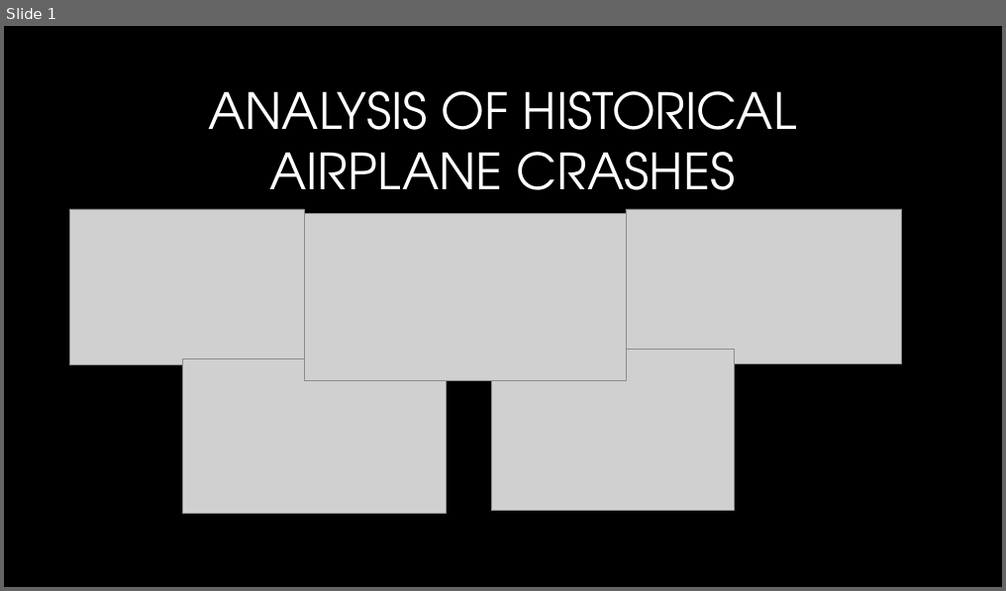
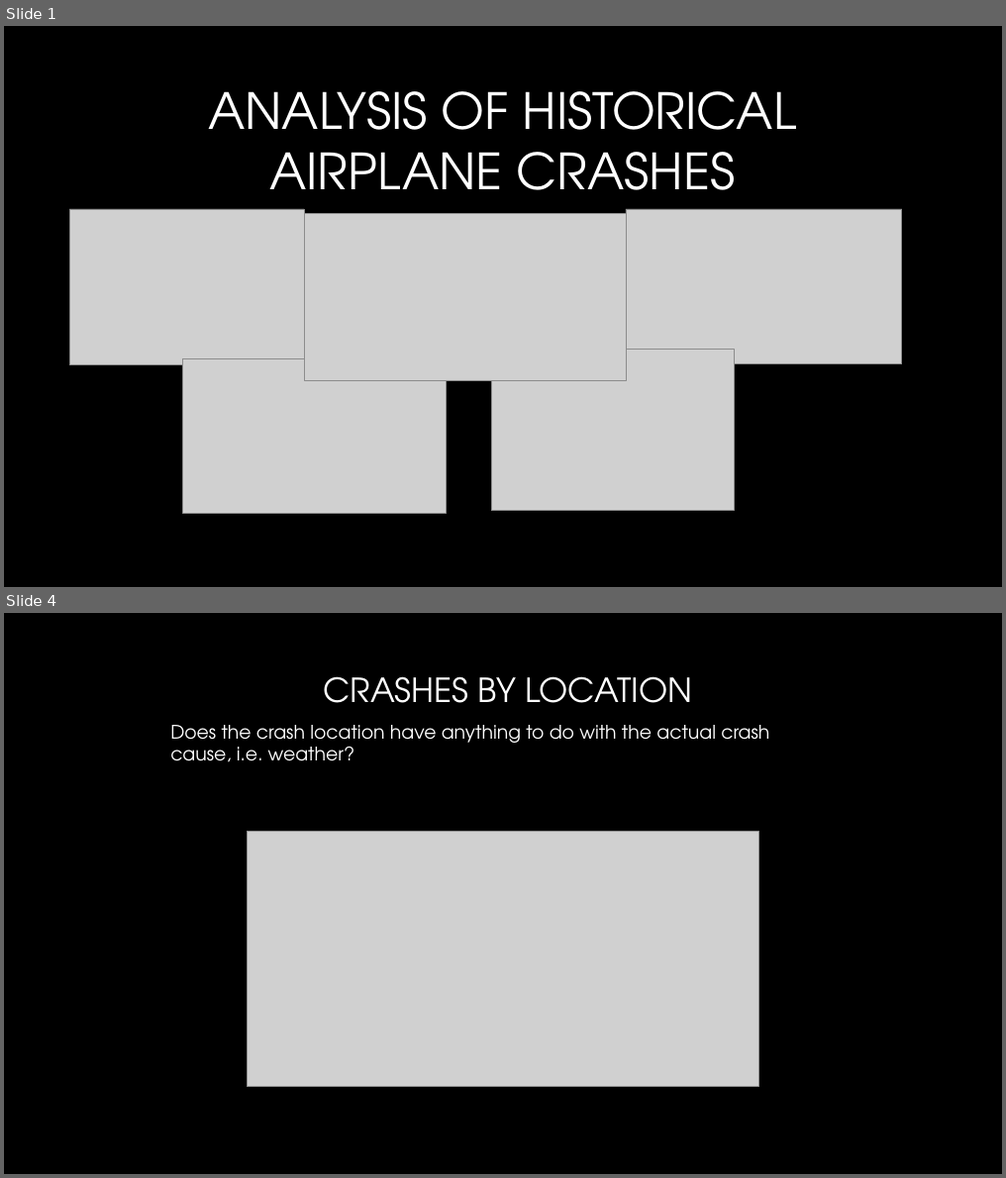
Before and after one commit to LauraJ3053/Project_01, a slide deck: Airplane_Crashes/Project 1 Presentation.pptx. Shown one above the other, each under a label of ours: slide 1 before the commit, slides 1 and 4 after it; the slides between them are not shown. The pictures are 1006x591 and 1006x1178 pixels, drawn with LibreOffice and Linux fonts; fonts in the diff are those of the drawing; grey boxes stand for pictures; background and template pictures are left out. Boxes give left, top, right and bottom in pixels: in the first picture for what was removed or moved away, otherwise in the second. Text is boxed around its words. In the diff, an @@ line names an element or a change of style, - is before the commit and + after.

```diff
--- a/Airplane_Crashes/Project 1 Presentation.pptx
+++ b/Airplane_Crashes/Project 1 Presentation.pptx
@@ slide 4 added at [4, 613, 1002, 1174], background picture (left out) @@
@@ title added at [323, 676, 692, 703], 32 pt, text gradient #FFFFFF to #A6A6A6 @@
+CRASHES BY LOCATION
@@ text added at [170, 725, 769, 762], 18 pt, text #FFFFFF @@
+Does the crash location have anything to do with the actual crash cause, i.e. weather?
@@ picture added at [248, 832, 758, 1087] @@
```
Also in this commit, not shown: 1 slide changed, 4 other slides added, 3 slides removed, 4 other files.
